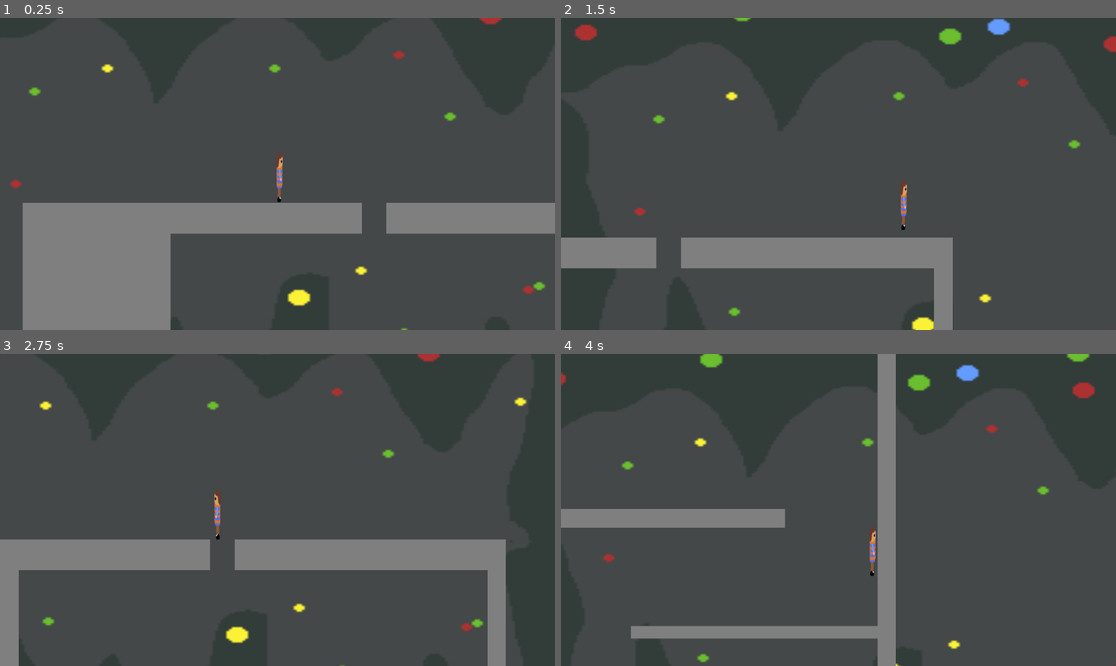
Above: before the commit, frames 1-4 (two rows, left to right).
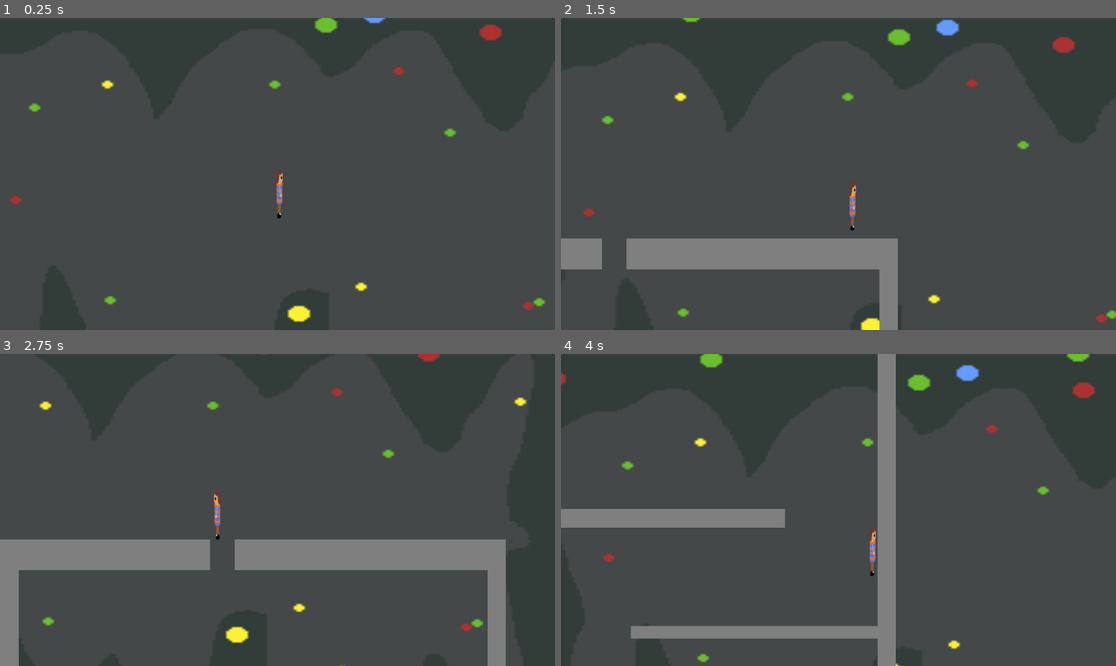
Above: after the commit, the same moments.

Repository: robertshepherdcpp/curiosity-calls
Game: Godot game, scene res://main.tscn
The game is run twice, just before and just after one commit, with the same random seed, the same clock (stepped at 60 frames per second) and the same inputs.
Inputs:
- Up to frame 1 (0.25 s): no input
- Up to frame 2 (1.5 s): hold Right (right) from 0.53 s (still down); tap Space (jump) at 0.77 s
- Up to frame 3 (2.75 s): tap Space (jump) at 1.52 s; release Right (right) at 2.03 s; hold A (left) from 2.03 s (still down)
- Up to frame 4 (4 s): release A (left) at 2.78 s; hold Right (right) from 2.78 s (still down); tap Space (jump) at 3.02, 3.77 s

The runs differ from the first frame. In frame 1, 19% of the frame differs, in the area x 1-100%, y 0-100%; in frame 2, 6.1%; in frame 3, less than 0.1%; in frame 4, nothing differs.

Commit message:
fixes for fireball

Diff:
--- a/curiosity-calls/fireball_spawn.gd
+++ b/curiosity-calls/fireball_spawn.gd
@@ -9,7 +9,7 @@
 # Called every frame. 'delta' is the elapsed time since the previous frame.
 func _process(delta: float) -> void:
 	cd += delta
-	if cd > 5:
+	if cd > 3:
 		var f = fire.instantiate()
 		add_child(f)
 		cd = 0
--- a/curiosity-calls/main.tscn
+++ b/curiosity-calls/main.tscn
@@ -118,7 +118,7 @@
 script = SubResource("GDScript_5vw27")
 
 [node name="Player" type="CharacterBody2D" parent="." unique_id=1585158587]
-position = Vector2(-251, -8)
+position = Vector2(39, -469)
 script = ExtResource("1_h2yge")
 
 [node name="Sprite2D" type="Sprite2D" parent="Player" unique_id=1069591806]
@@ -229,7 +229,7 @@
 shape = SubResource("RectangleShape2D_efxa6")
 
 [node name="Node2D" type="Node2D" parent="." unique_id=858725270]
-position = Vector2(-1445, 8235)
+position = Vector2(-1475, 8780)
 script = ExtResource("11_efxa6")
 
 [connection signal="area_entered" from="Player/hurtbox" to="Player" method="_on_hurtbox_area_entered"]
